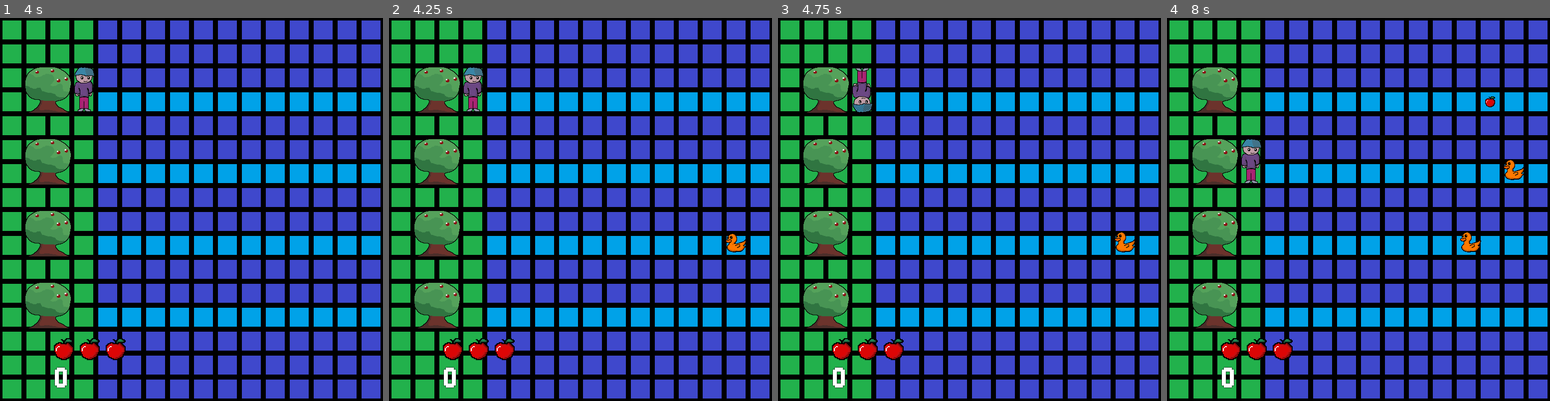
Above: before the commit, frames 1-4 (left to right).
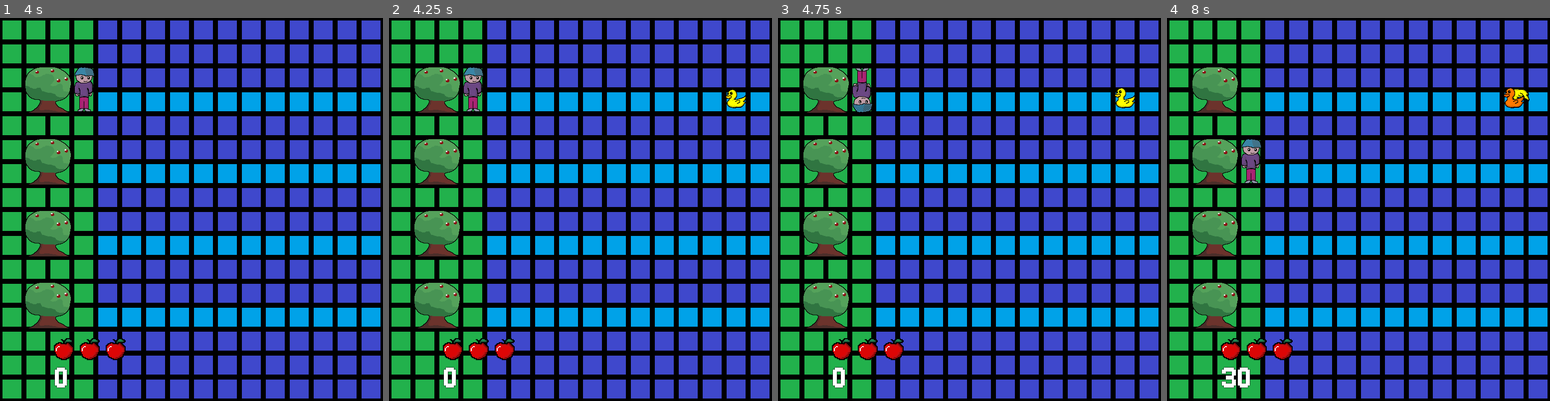
Above: after the commit, the same moments.

Repository: CamComDuck/TapTheDucks
Game: Godot game, scene res://title/title.tscn
The game is run twice, just before and just after one commit, with the same random seed, the same clock (stepped at 60 frames per second) and the same inputs.
Inputs:
- Up to frame 1 (4 s): click "Start" at 0.5 s; tap Enter at 1.25 s; hold D (interact_right) 1.28-2.03 s; hold S (move_down) 2.03-2.78 s; tap Space at 2.75 s; hold D (interact_right) 2.78-3.53 s; hold W (move_up) from 3.53 s (still down)
- Up to frame 2 (4.25 s): keep holding W (move_up)
- Up to frame 3 (4.75 s): release W (move_up) at 4.28 s; hold A (interact_left) from 4.28 s (still down)
- Up to frame 4 (8 s): release A (interact_left) at 5.78 s; hold S (move_down) 5.78-6.53 s; hold D (interact_right) 6.53-7.28 s; hold W (move_up) from 7.28 s (still down)

Frame 1 is identical in both runs. In frame 2, 0.3% of the frame differs, in the area x 88-94%, y 18-62%; in frame 3, 0.3%; in frame 4, 0.8%, in the area x 14-95%, y 18-97%.

Commit message:
Fix bug where whole fruits could feed multiple ducks if they collide on same frame

Diff:
--- a/project/duck/duck.gd
+++ b/project/duck/duck.gd
@@ -7,7 +7,7 @@
 var _grid_square := 48
 var _fruits_eaten := 0
 var _duck_type : DuckTypes = null
-var _tween : Tween
+var _tween : Tween = null
 
 @onready var move_timer := $MoveTimer as Timer
 @onready var base_duck_sprite := $BaseDuckSprite as AnimatedSprite2D
@@ -40,7 +40,8 @@
 	if _fruits_eaten < _duck_type.max_fruits:
 		move_timer.stop()
 		_fruits_eaten += 1
-		_tween.kill()
+		if _tween != null:
+			_tween.kill()
 		base_duck_sprite.play("eating")
 		if _fruits_eaten == _duck_type.max_fruits:
 			points_gained.emit(_duck_type.point_value)
--- a/project/fruit/fruit_eaten.tscn
+++ b/project/fruit/fruit_eaten.tscn
@@ -12,6 +12,7 @@
 z_as_relative = false
 collision_layer = 8
 collision_mask = 50
+input_pickable = false
 script = ExtResource("1_fclcl")
 
 [node name="Sprite2D" type="Sprite2D" parent="."]
--- a/project/fruit/fruit_whole.gd
+++ b/project/fruit/fruit_whole.gd
@@ -16,7 +16,10 @@
 
 func _on_body_entered(body: Node2D) -> void:
 	if body is Duck:
-		var is_eaten : bool = body.eat_fruit()
-		if is_eaten:
-			AudioController.play_sound_fruit_eat()
-			queue_free()
+		var bodies : Array[Node2D] = get_overlapping_bodies()
+
+		if body == bodies[0]:
+			var is_eaten : bool = bodies[0].eat_fruit()
+			if is_eaten:
+				AudioController.play_sound_fruit_eat()
+				queue_free()
--- a/project/fruit/fruit_whole.tscn
+++ b/project/fruit/fruit_whole.tscn
@@ -11,6 +11,7 @@
 z_as_relative = false
 collision_layer = 4
 collision_mask = 49
+input_pickable = false
 script = ExtResource("1_7hst7")
 
 [node name="CollisionShape2D" type="CollisionShape2D" parent="."]
--- a/project/game_overlay/game_overlay.gd
+++ b/project/game_overlay/game_overlay.gd
@@ -36,12 +36,12 @@
 func _on_play_again_button_pressed() -> void:
 	AudioController.play_sound_menu_click()
 	Counters.points = 0
-	Counters.lives = 0
+	Counters.lives = 3
 	get_tree().reload_current_scene()
 
 
 func _on_menu_button_pressed() -> void:
 	AudioController.play_sound_menu_click()
 	Counters.points = 0
-	Counters.lives = 0
+	Counters.lives = 3
 	get_tree().change_scene_to_packed(preload("res://title/title.tscn"))
--- a/project/level/level.gd
+++ b/project/level/level.gd
@@ -110,7 +110,8 @@
 
 
 func _spawn_duck() -> void:
-	var new_duck_lane := randi_range(0, 3)
+	#var new_duck_lane := randi_range(0, 3)
+	var new_duck_lane := 0
 	var new_duck := duck.instantiate() as Duck
 	var random_type_roll := randi_range(1, 100)
 
--- a/project/level/level.tscn
+++ b/project/level/level.tscn
@@ -50,6 +50,7 @@
 [node name="LaneBarrierLeft" type="Area2D" parent="."]
 collision_layer = 16
 collision_mask = 13
+input_pickable = false
 
 [node name="CollisionShape2D" type="CollisionShape2D" parent="LaneBarrierLeft"]
 position = Vector2(164, 384)
@@ -58,6 +59,7 @@
 [node name="LaneBarrierRight" type="Area2D" parent="."]
 collision_layer = 32
 collision_mask = 15
+input_pickable = false
 
 [node name="CollisionShape2D" type="CollisionShape2D" parent="LaneBarrierRight"]
 position = Vector2(748, 384)
